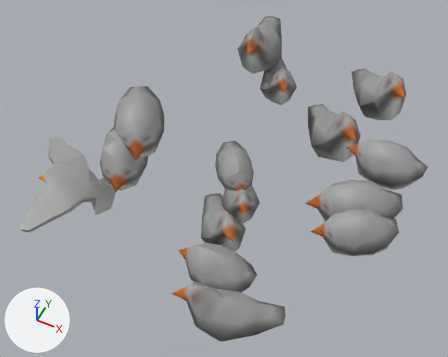
What one commit did to the glTF model assets/scene/Models/birds.glb.
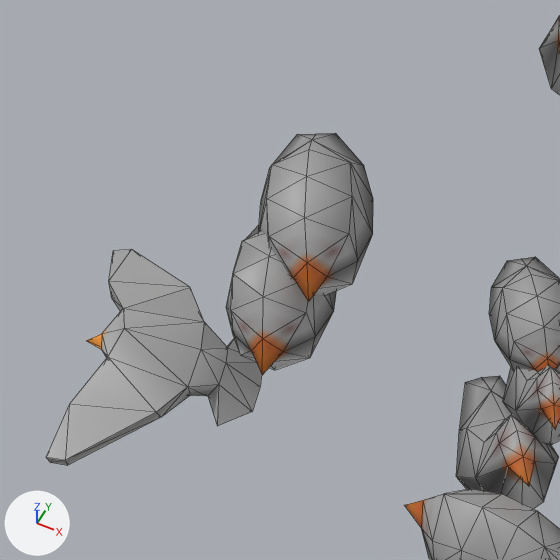
There are two pictures of each version: one from a 50 mm camera at (8.079, -0.193, 5.201) aimed at (7.53, 0.906, 3.826), one close up on the part from 0% to 55% of the width and 8% to 77% of the height. The axes (+X, +Y, +Z) are drawn at lower left. The lights are the same throughout. The older version's two pictures come first. The close-ups show mesh edges as thin lines. Where no turn or scale is listed for an object, it has been applied to the vertices. Vertices at exactly the same position are counted once.

Objects in the first close-up: 'Birds.006'.
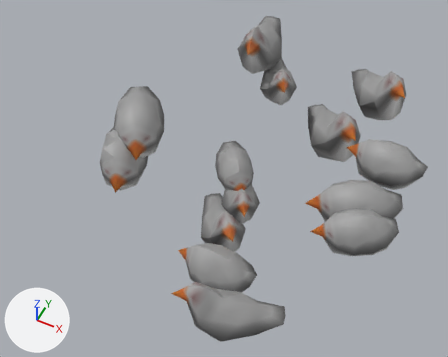
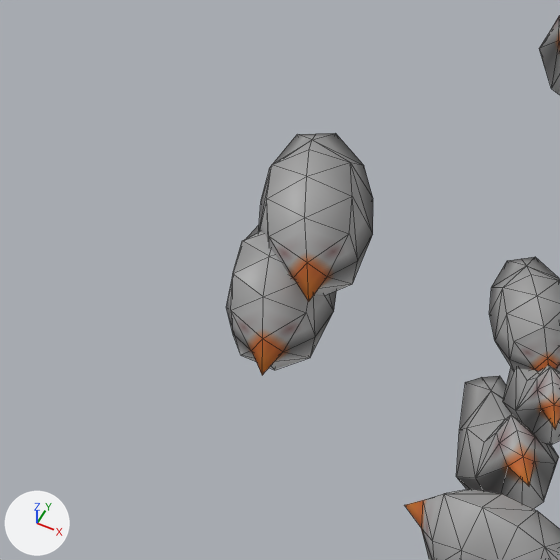
Where the change shows, as pixel boxes (x1, y1, x2, y2) in the close-ups (560 x 560 px):
```json
{"object": "Birds.006", "change": "reshaped", "before": [46, 16, 560, 560], "after": [227, 16, 560, 560]}
{"part": 1, "of": "me_birds_012", "change": "deleted", "before": [46, 249, 262, 466]}
```

Edits to the scene script, one JSON object a line:
```json
{"block": "me_birds_012", "where": "# used by ob_birds_006; location = (0.0, 0.0, 0.0)"}
{"op": "remove", "block": "me_birds_012", "code": "me_birds_012.from_pydata(...)  # 545 vertices, 1030 faces; spans x 6.958..8.063, y 0.421..1.345, z 3.659..4.205"}
{"op": "add", "block": "me_birds_012", "code": "me_birds_012.from_pydata(...)  # 497 vertices, 938 faces; spans x 7.147..8.063, y 0.421..1.345, z 3.659..4.205"}
{"block": "me_birds_012", "change": "me_birds_012 part 1: the loose piece of 48 vertices spanning x 6.958..7.25, y 0.495..0.832, z 3.747..3.858 is deleted"}
```
